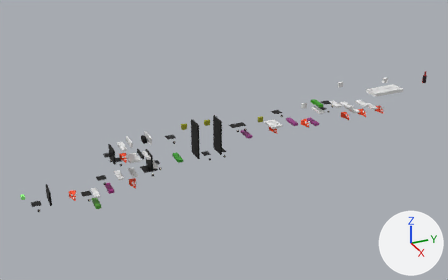
A saved change to the Blender file scenes/Level1-4.blend.
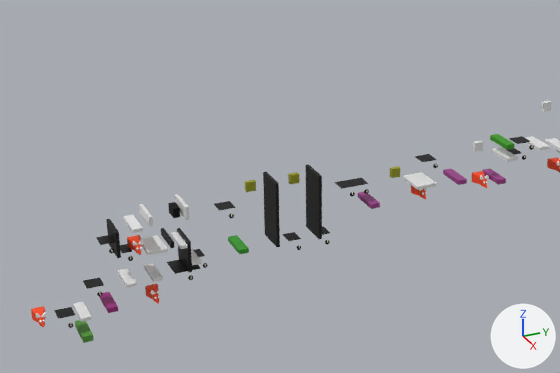
The first picture shows the older version from a camera (50 mm lens) standing at (951.0, 10.0, 544.0) and looking at (-13.0, 443.0, 62.0). The close-ups show the older and then the newer version on the part from 12% to 78% of the width and 10% to 81% of the height of that picture. Only the edits that show in the close-ups are written down. Every picture has the same lights, and +X, +Y and +Z are marked at lower right. Objects named as collision shapes, trigger or cutter boxes, shadow casters or lower levels of detail are left out.

Objects in the first close-up: 'Grate_14', 'Grate_15', 'Plate_10', 'Plate_11', 'Plate_12', 'Plate_13', 'Plate_14', 'Plate_15', 'Plate_2', 'Plate_3', 'Plate_4', 'Plate_5', 'Plate_6', 'Plate_7', 'Plate_8', 'Plate_9', 'Rat_4' and 34 more.
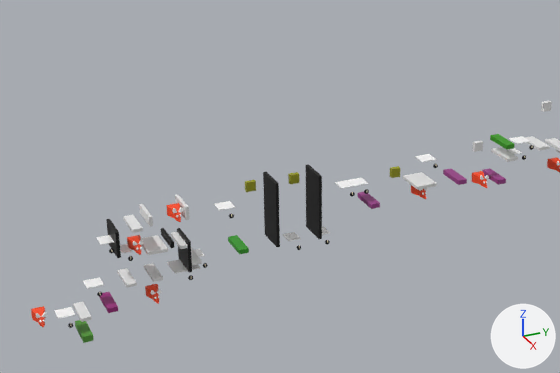
The change, as a list of edits to the scene's bpy script:
```text
Change me_plate_9:
    where me_plate_9.from_pydata(...)  # 8 vertices, 6 faces; spans x -1.0..1.0, y -1.0..1.0, z -1.0..1.0
    used by ob_plate_9; location = (0.7, 456.3, 93.7); scale = (7.8, 6.24, 0.312)
    me_plate_9 part 1: 6 faces centred in x -1.0..1.0, y -1.0..1.0, z -1.0..1.0 are repainted in the vertex colours; the middle colour goes from black #000000 to white #ffffff
Change me_plate_8:
    where me_plate_8.from_pydata(...)  # 8 vertices, 6 faces; spans x -1.0..1.0, y -1.0..1.0, z -1.0..1.0
    used by ob_plate_8; location = (0.7, 333.8, 93.7); scale = (7.8, 7.8, 0.312)
    me_plate_8 part 2: 6 faces centred in x -1.0..1.0, y -1.0..1.0, z -1.0..1.0 are repainted in the vertex colours; the middle colour goes from black #000000 to white #ffffff
Change me_plate_7:
    where me_plate_7.from_pydata(...)  # 8 vertices, 6 faces; spans x -1.0..1.0, y -1.0..1.0, z -1.0..1.0
    used by ob_plate_7; location = (0.7, 219.9, 81.1); scale = (7.8, 6.24, 0.312)
    me_plate_7 part 3: 6 faces centred in x -1.0..1.0, y -1.0..1.0, z -1.0..1.0 are repainted in the vertex colours; the middle colour goes from black #000000 to white #ffffff
Change me_plate_6:
    where me_plate_6.from_pydata(...)  # 8 vertices, 6 faces; spans x -1.0..1.0, y -1.0..1.0, z -1.0..1.0
    used by ob_plate_6; location = (0.7, 237.0, 68.8); scale = (7.8, 4.68, 0.312)
    me_plate_6 part 4: 6 faces centred in x -1.0..1.0, y -1.0..1.0, z -1.0..1.0 are repainted in the vertex colours; the middle colour goes from black #000000 to white #ffffff
Change me_plate_5:
    where me_plate_5.from_pydata(...)  # 8 vertices, 6 faces; spans x -1.0..1.0, y -1.0..1.0, z -1.0..1.0
    used by ob_plate_5; location = (0.7, 307.0, 50.1); scale = (7.8, 3.12, 0.312)
    me_plate_5 part 5: 6 faces centred in x -1.0..1.0, y -1.0..1.0, z -1.0..1.0 are repainted in the vertex colours; the middle colour goes from black #000000 to white #ffffff
Change me_plate_4:
    where me_plate_4.from_pydata(...)  # 8 vertices, 6 faces; spans x -1.0..1.0, y -1.0..1.0, z -1.0..1.0
    used by ob_plate_4; location = (0.7, 291.3, 40.6); scale = (12.5, 12.5, 0.312)
    me_plate_4 part 6: 6 faces centred in x -1.0..1.0, y -1.0..1.0, z -1.0..1.0 are repainted in the vertex colours; the middle colour goes from black #000000 to white #ffffff
Change me_plate_3:
    where me_plate_3.from_pydata(...)  # 8 vertices, 6 faces; spans x -1.0..1.0, y -1.0..1.0, z -1.0..1.0
    used by ob_plate_3; location = (0.8, 205.8, 40.5); scale = (7.8, 7.8, 0.312)
    me_plate_3 part 7: 6 faces centred in x -1.0..1.0, y -1.0..1.0, z -1.0..1.0 are repainted in the vertex colours; the middle colour goes from black #000000 to white #ffffff
Change me_plate_2:
    where me_plate_2.from_pydata(...)  # 8 vertices, 6 faces; spans x -1.0..1.0, y -1.0..1.0, z -1.0..1.0
    used by ob_plate_2; location = (0.8, 177.4, 16.2); scale = (7.8, 7.8, 0.312)
    me_plate_2 part 8: 6 faces centred in x -1.0..1.0, y -1.0..1.0, z -1.0..1.0 are repainted in the vertex colours; the middle colour goes from black #000000 to white #ffffff
Change me_plate_15:
    where me_plate_15.from_pydata(...)  # 8 vertices, 6 faces; spans x -1.0..1.0, y -1.0..1.0, z -1.0..1.0
    used by ob_plate_15; location = (0.7, 400.7, 48.5); scale = (7.8, 6.24, 0.312)
    me_plate_15 part 9: 6 faces centred in x -1.0..1.0, y -1.0..1.0, z -1.0..1.0 are repainted in the vertex colours; the middle colour goes from black #000000 to white #ffffff
Change me_plate_14:
    where me_plate_14.from_pydata(...)  # 8 vertices, 6 faces; spans x -1.0..1.0, y -1.0..1.0, z -1.0..1.0
    used by ob_plate_14; location = (0.7, 470.8, 93.7); scale = (7.8, 7.8, 0.312)
    me_plate_14 part 10: 6 faces centred in x -1.0..1.0, y -1.0..1.0, z -1.0..1.0 are repainted in the vertex colours; the middle colour goes from black #000000 to white #ffffff
Change me_plate_13:
    where me_plate_13.from_pydata(...)  # 8 vertices, 6 faces; spans x -1.0..1.0, y -1.0..1.0, z -1.0..1.0
    used by ob_plate_13; location = (0.7, 654.9, 108.1); scale = (7.8, 7.8, 0.312)
    me_plate_13 part 11: 6 faces centred in x -1.0..1.0, y -1.0..1.0, z -1.0..1.0 are repainted in the vertex colours; the middle colour goes from black #000000 to white #ffffff
Change me_plate_12:
    where me_plate_12.from_pydata(...)  # 8 vertices, 6 faces; spans x -1.0..1.0, y -1.0..1.0, z -1.0..1.0
    used by ob_plate_12; location = (0.7, 648.7, 97.0); scale = (7.8, 4.68, 0.312)
    me_plate_12 part 12: 6 faces centred in x -1.0..1.0, y -1.0..1.0, z -1.0..1.0 are repainted in the vertex colours; the middle colour goes from black #000000 to white #ffffff
Change me_plate_11:
    where me_plate_11.from_pydata(...)  # 8 vertices, 6 faces; spans x -1.0..1.0, y -1.0..1.0, z -1.0..1.0
    used by ob_plate_11; location = (0.7, 545.5, 106.3); scale = (7.8, 7.8, 0.312)
    me_plate_11 part 13: 6 faces centred in x -1.0..1.0, y -1.0..1.0, z -1.0..1.0 are repainted in the vertex colours; the middle colour goes from black #000000 to white #ffffff
Change me_plate_10:
    where me_plate_10.from_pydata(...)  # 8 vertices, 6 faces; spans x -1.0..1.0, y -1.0..1.0, z -1.0..1.0
    used by ob_plate_10; location = (0.7, 432.0, 48.5); scale = (7.8, 6.24, 0.312)
    me_plate_10 part 14: 6 faces centred in x -1.0..1.0, y -1.0..1.0, z -1.0..1.0 are repainted in the vertex colours; the middle colour goes from black #000000 to white #ffffff
Change ob_rat_4:
    ob_rat_4: bpy.data.objects.new('Rat_4', me_rightwall) -> bpy.data.objects.new('Rat_4', me_rat_original)
```

Changed parts and their boxes [x1, y1, x2, y2] in the close-ups (560 x 373 px):
'Rat_4', reshaped (38% wider, 18% taller): before [168, 202, 180, 218]; after [166, 203, 183, 222]
part 1 of me_plate_9, recoloured: [335, 180, 353, 189] in both
part 2 of me_plate_8, recoloured: [214, 201, 235, 211] in both
part 3 of me_plate_7, recoloured: [96, 235, 114, 245] in both
part 4 of me_plate_6, recoloured: [120, 244, 132, 253] in both
part 5 of me_plate_5, recoloured: [193, 249, 205, 257] in both
part 6 of me_plate_4, recoloured (black to white): [167, 259, 201, 274] in both
part 7 of me_plate_3, recoloured (black to white): [83, 277, 104, 289] in both
part 8 of me_plate_2, recoloured (black to white): [54, 307, 75, 319] in both
part 9 of me_plate_15, recoloured: [283, 232, 301, 241] in both
part 10 of me_plate_14, recoloured: [347, 178, 368, 186] in both
part 11 of me_plate_13, recoloured: [509, 136, 530, 144] in both
part 12 of me_plate_12, recoloured: [507, 148, 522, 155] in both
part 13 of me_plate_11, recoloured: [415, 154, 436, 162] in both
part 14 of me_plate_10, recoloured: [322, 226, 330, 235] in both
